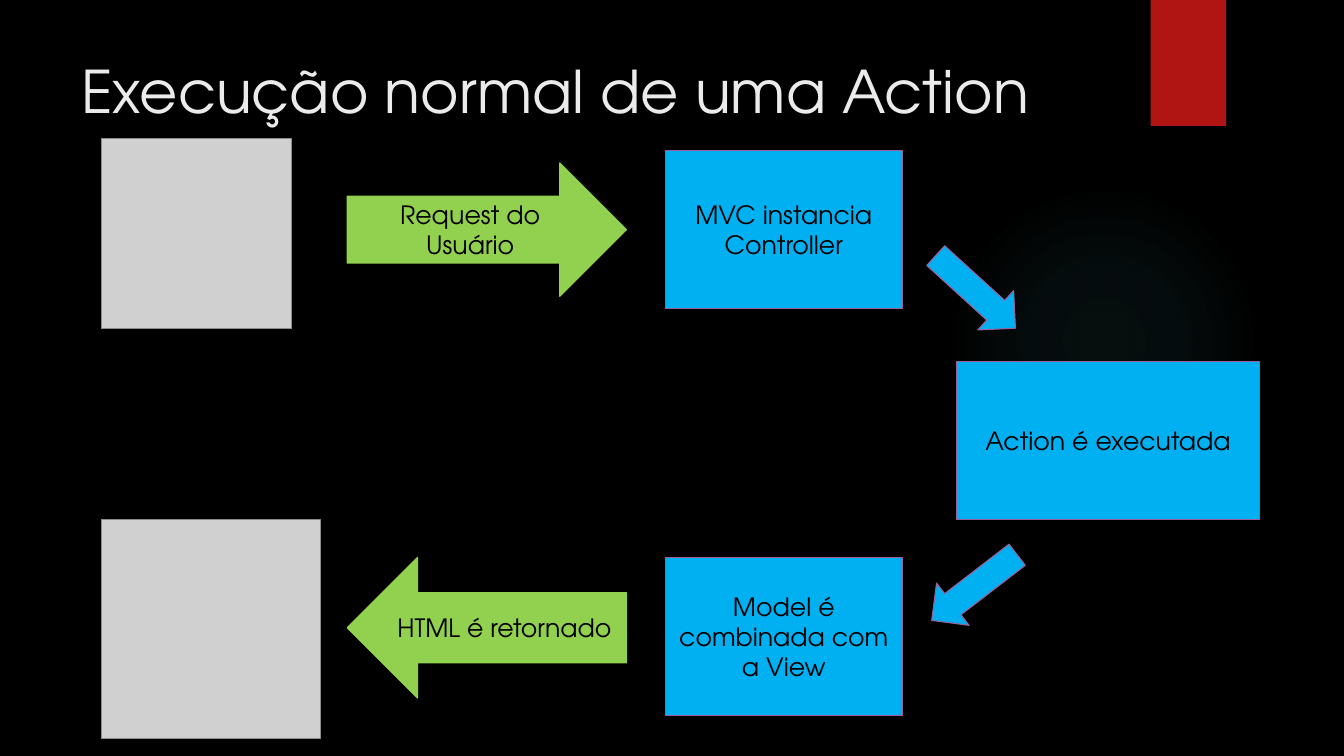
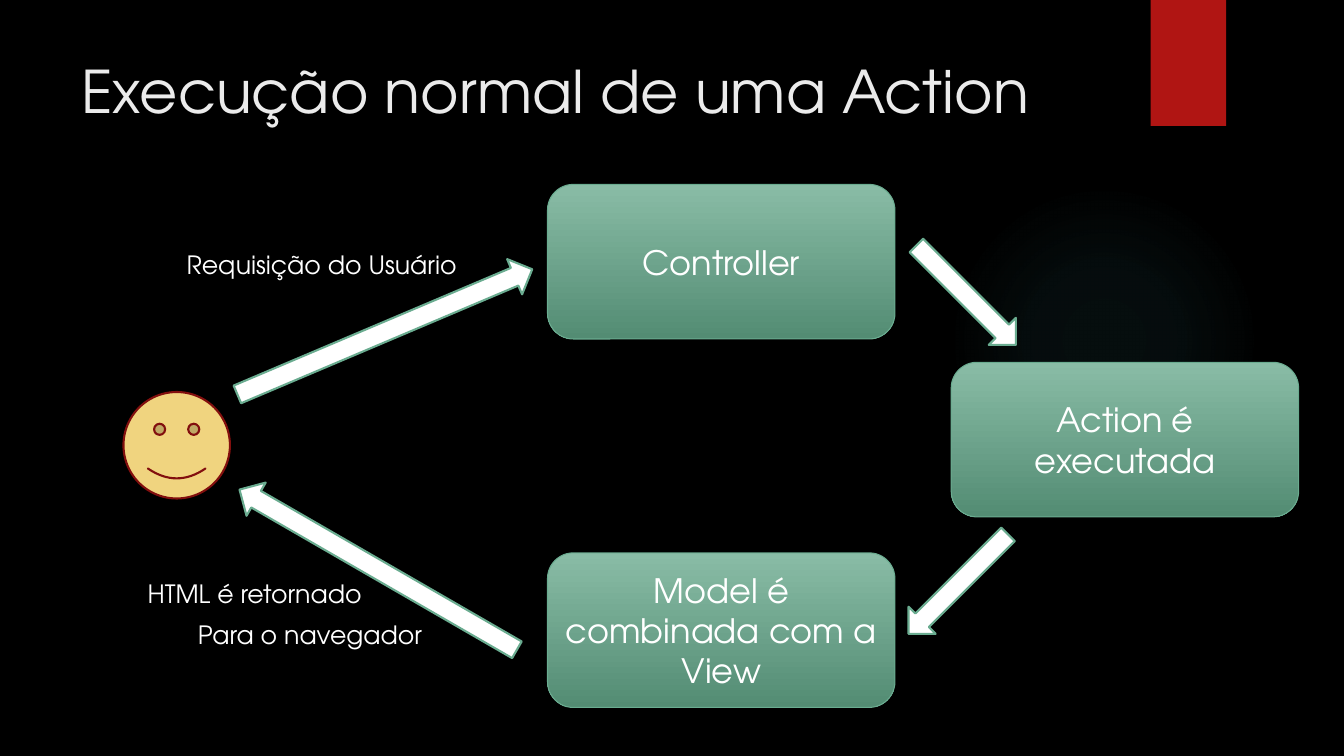
Before and after one commit to leolana/AspnetMvcLab, a slide deck: slide 26 of Presentation/AspNetMvc.pptx (slide 22 before the commit). Drawn at 1344x756 pixels with LibreOffice and Linux fonts; fonts in the diff are those of the drawing; grey boxes stand for pictures; background and template pictures are left out. Boxes give left, top, right and bottom in pixels: in the first picture for what was removed or moved away, otherwise in the second. Text is boxed around its words. In the diff, an @@ line names an element or a change of style, - is before the commit and + after.

```diff
--- a/Presentation/AspNetMvc.pptx
+++ b/Presentation/AspNetMvc.pptx
@@ picture removed at bbox=[101, 139, 291, 330] @@
@@ right arrow removed at bbox=[347, 163, 626, 297] @@
-Request do Usuário
@@ rectangle removed at bbox=[665, 151, 902, 310] @@
-MVC instancia Controller
@@ rounded rectangle added at bbox=[547, 185, 895, 339], fill gradient #89BDA7 to #538C74, outline #6AAC90 0.75 pt, 24 pt, text #FFFFFF @@
+Controller
@@ right arrow at bbox=[903, 232, 1030, 359]: fill #00B0F0 to #FFFFFF; outline #9E5E9B 0.75 pt to #6AAC90 1.5 pt; rotation 42 to 45 degrees @@
@@ text added at bbox=[187, 255, 457, 281], 18 pt, text #FFFFFF @@
+Requisição do Usuário
@@ right arrow added at bbox=[230, 251, 540, 412], fill #FFFFFF, outline #6AAC90 1.5 pt @@
@@ rounded rectangle "Action é executada": place and size @@
-rounded rectangle "Action é executada" at bbox=[957, 362, 1259, 520]
+rounded rectangle "Action é executada" at bbox=[952, 362, 1300, 516]
@@ rounded rectangle "Action é executada" at bbox=[952, 362, 1300, 516]: size 18 to 24 pt, text colour #000000 to #FFFFFF; rectangle to rounded rectangle; fill #00B0F0 to gradient #89BDA7 to #538C74; outline #9E5E9B 0.75 pt to #6AAC90 0.75 pt; shadow on @@
@@ smiley face added at bbox=[123, 392, 230, 499], fill #F0D47F, outline #82100E 1.5 pt @@
@@ right arrow added at bbox=[230, 473, 527, 666], fill #FFFFFF, outline #6AAC90 1.5 pt @@
@@ picture removed at bbox=[101, 520, 320, 739] @@
@@ right arrow at bbox=[895, 520, 1022, 647]: fill #00B0F0 to #FFFFFF; outline #9E5E9B 0.75 pt to #6AAC90 1.5 pt; rotation 142 to 135 degrees @@
@@ rounded rectangle "Model é combinada com a ..." at bbox=[547, 554, 895, 708]: size 18 to 24 pt, text colour #000000 to #FFFFFF; rectangle to rounded rectangle; fill #00B0F0 to gradient #89BDA7 to #538C74; outline #9E5E9B 0.75 pt to #6AAC90 0.75 pt; shadow on @@
@@ rounded rectangle "Model é combinada com a ...": place and size @@
-rounded rectangle "Model é combinada com a ..." at bbox=[665, 558, 902, 716]
+rounded rectangle "Model é combinada com a ..." at bbox=[547, 554, 895, 708]
@@ text "HTML é retornado": place and size @@
-text "HTML é retornado" at bbox=[347, 558, 626, 699]
+text "HTML é retornado" at bbox=[148, 584, 362, 604]
@@ text "HTML é retornado" at bbox=[148, 584, 362, 604]: text colour #000000 to #FFFFFF; vertical alignment middle to top; fill #92D050 to none; outline #92D050 0.75 pt to none @@
@@ text added at bbox=[198, 625, 422, 650], 18 pt, text #FFFFFF @@
+Para o navegador
```
Also in this commit, not shown: 5 other slides changed, 6 slides added, 3 slides removed.
